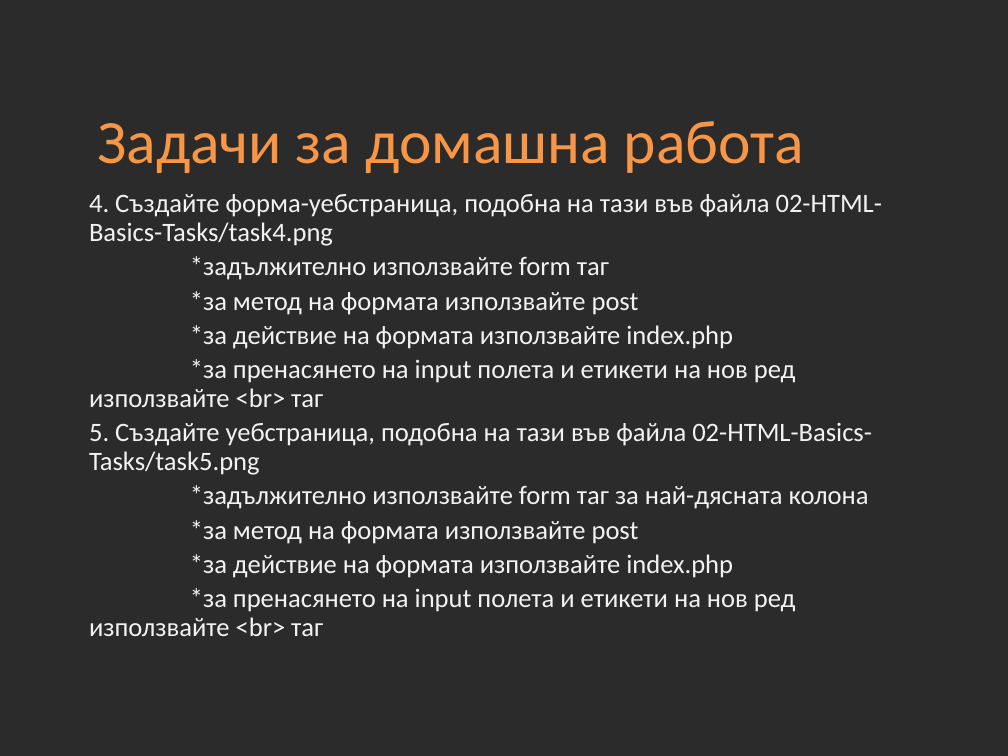
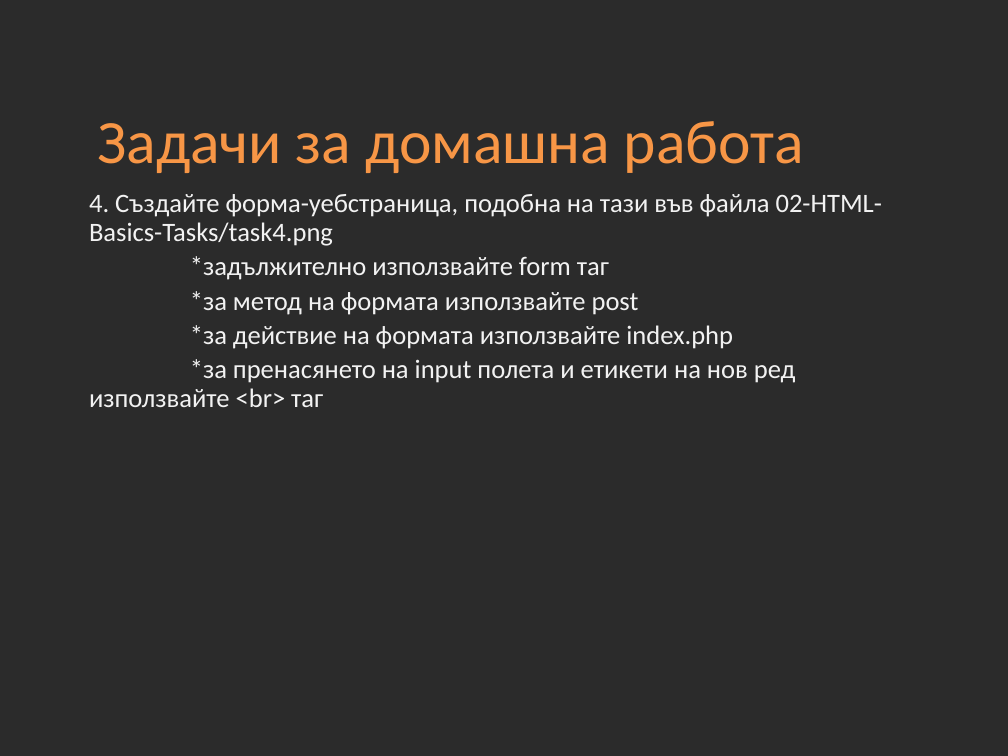
Before and after one commit to Academy-Soft-Intellect/Front-End-Course, a slide deck: slide 35 of 02-HTML-Basics/02-HTML-Basics.ppt. Drawn at 1008x756 pixels with LibreOffice and Linux fonts; fonts in the diff are those of the drawing; background and template pictures are left out; a plain dark background stands for a picture behind light text. Boxes give left, top, right and bottom in pixels: in the first picture for what was removed or moved away, otherwise in the second. Text is boxed around its words. In the diff, an @@ line names an element or a change of style, - is before the commit and + after.

Commit message:
02-HTML-Basics - Homework change

```diff
--- a/02-HTML-Basics/02-HTML-Basics.ppt
+++ b/02-HTML-Basics/02-HTML-Basics.ppt
@@ text at box(89, 423, 872, 636): paragraphs removed @@
-5. Създайте уебстраница, подобна на тази във файла 02-HTML-Basics-Tasks/task5.png
-*задължително използвайте form таг за най-дясната колона
-*за метод на формата използвайте post
-*за действие на формата използвайте index.php
-*за пренасянето на input полета и етикети на нов ред използвайте <br> таг
```
Also in this commit, not shown: 3 other slides changed, 2 other files.
